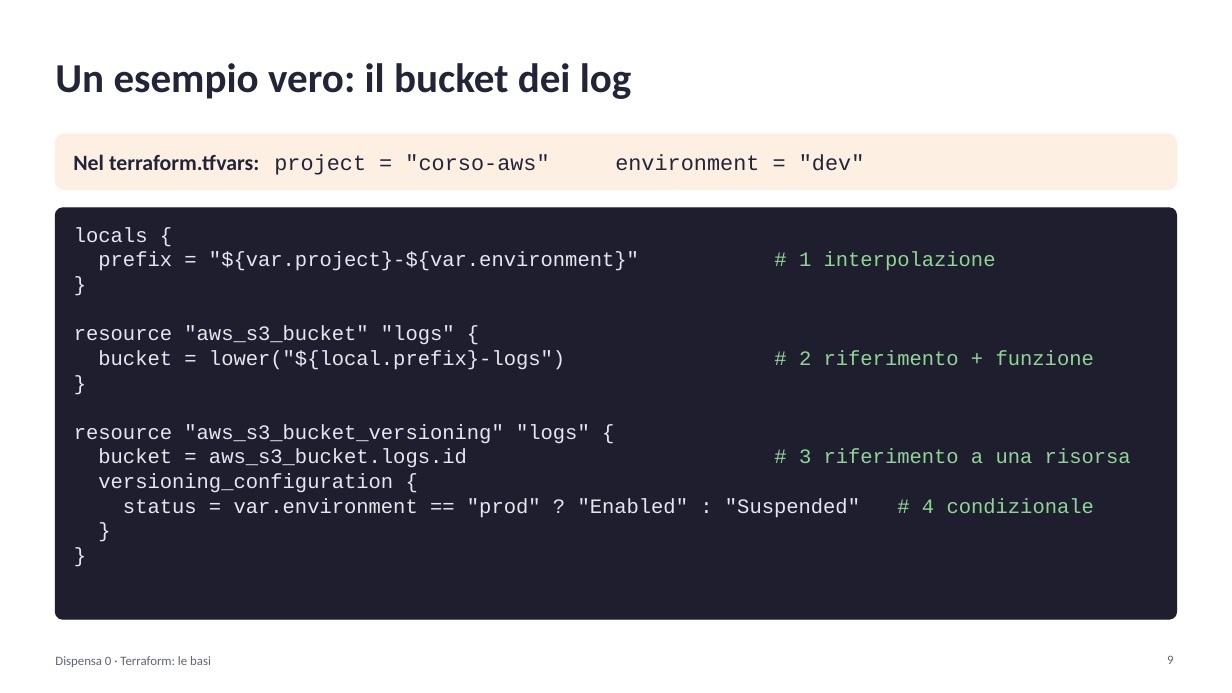
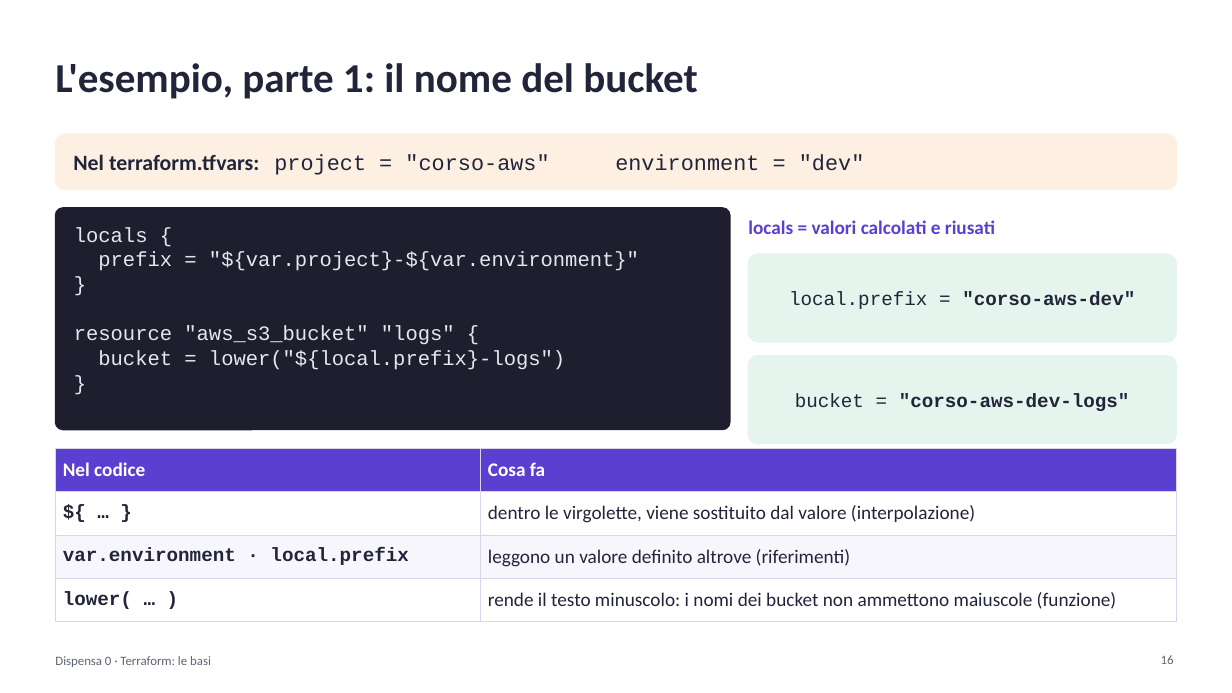
Before and after one commit to cereZ23/aws, a slide deck: slide 16 of slide/slide-0-terraform.pptx (slide 9 before the commit). Drawn at 1232x693 pixels with LibreOffice and Linux fonts; fonts in the diff are those of the drawing. Boxes give left, top, right and bottom in pixels: in the first picture for what was removed or moved away, otherwise in the second. Text is boxed around its words. In the diff, an @@ line names an element or a change of style, - is before the commit and + after.

Commit message:
Slide riscritte per chi parte da zero: esempio guida, parole spiegate, ordine nuovo

```diff
--- a/slide/slide-0-terraform.pptx
+++ b/slide/slide-0-terraform.pptx
@@ text at (x1=55, y1=63, x2=698, y2=99): text changed @@
-Un esempio vero: il bucket dei log
+L'esempio, parte 1: il nome del bucket
@@ rounded rectangle resized from (x1=55, y1=208, x2=1177, y2=619) to (x1=55, y1=208, x2=730, y2=430) @@
@@ rounded rectangle at (x1=55, y1=208, x2=730, y2=430): proportions changed @@
@@ text added at (x1=748, y1=220, x2=995, y2=234), 15 pt, text #5B3FD0, bold @@
+locals = valori calcolati e riusati
@@ text at (x1=98, y1=252, x2=639, y2=271): text changed @@
-prefix = "${var.project}-${var.environment}" # 1 interpolazione
+prefix = "${var.project}-${var.environment}"
@@ rounded rectangle added at (x1=749, y1=254, x2=1177, y2=342), fill #E5F4EC, outline #E5F4EC 1 pt @@
@@ text added at (x1=789, y1=292, x2=1135, y2=309), 15 pt, text #22253A, bold @@
+local.prefix = "corso-aws-dev"
@@ text at (x1=98, y1=350, x2=565, y2=370): text changed @@
-bucket = lower("${local.prefix}-logs") # 2 riferimento + funzione
+bucket = lower("${local.prefix}-logs")
@@ rounded rectangle added at (x1=749, y1=356, x2=1177, y2=444), fill #E5F4EC, outline #E5F4EC 1 pt @@
@@ text added at (x1=795, y1=393, x2=1130, y2=411), 15 pt, text #22253A, bold @@
+bucket = "corso-aws-dev-logs"
@@ table added at (x1=55, y1=448, x2=1177, y2=613), 4 rows, 2 columns @@
+Nel codice | Cosa fa
+${ … } | dentro le virgolette, viene sostituito dal valore (interpolazione)
+var.environment · local.prefix | leggono un valore definito altrove (riferimenti)
+lower( … ) | rende il testo minuscolo: i nomi dei bucket non ammettono maiuscole (funzione)
@@ text at (x1=74, y1=424, x2=1131, y2=518): paragraphs removed @@
-resource "aws_s3_bucket_versioning" "logs" {
-bucket = aws_s3_bucket.logs.id # 3 riferimento a una risorsa
-versioning_configuration {
-status = var.environment == "prod" ? "Enabled" : "Suspended" # 4 condizionale
-}
-}
@@ page number at (x1=1161, y1=655, x2=1174, y2=664): text changed @@
-9
+16
```
Also in this commit, not shown: 16 other slides changed, 12 slides added, 7 slides removed, 2 other files.
